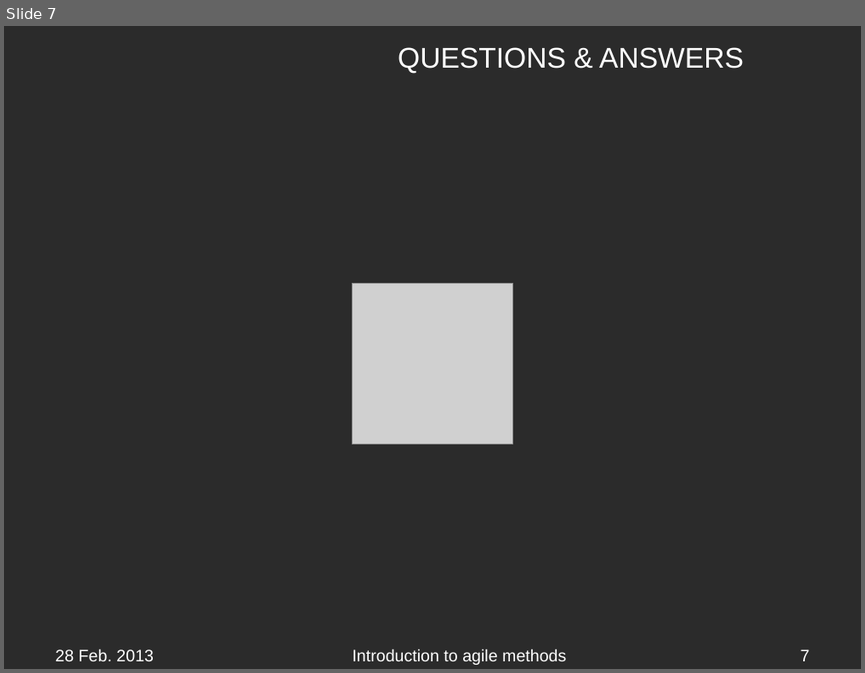
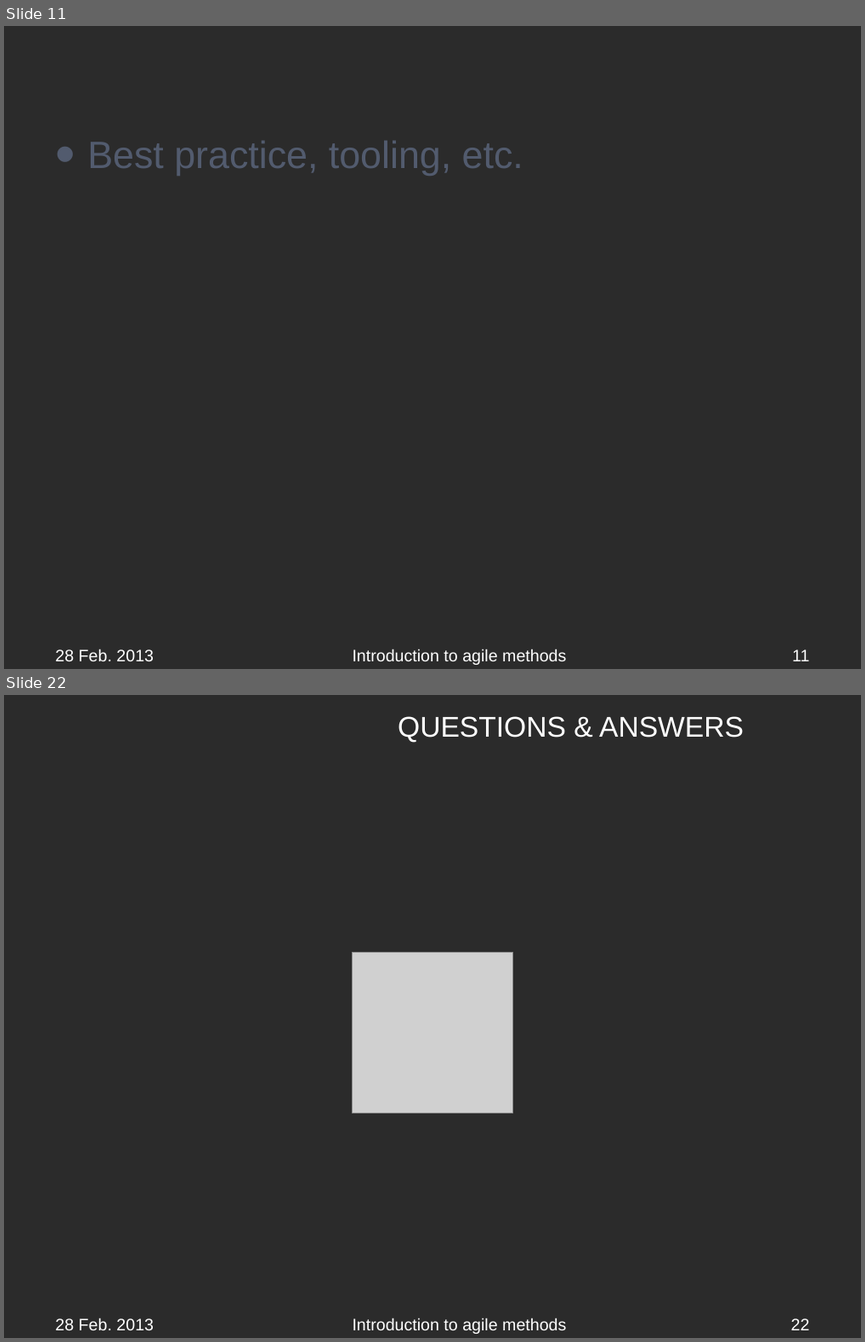
Before and after one commit to APGoblinShark/ap-bb-resources, a slide deck: AP-BrownBag(Javascript).pptx. Shown one above the other, each under a label of ours: slide 7 before the commit, slides 11 and 22 after it; the slides between them are not shown. The pictures are 865x673 and 865x1342 pixels, drawn with LibreOffice and Linux fonts; fonts in the diff are those of the drawing; grey boxes stand for pictures; background and template pictures are left out; a plain dark background stands for a picture behind light text. Boxes give left, top, right and bottom in pixels: in the first picture for what was removed or moved away, otherwise in the second. Text is boxed around its words. In the diff, an @@ line names an element or a change of style, - is before the commit and + after.

```diff
--- a/AP-BrownBag(Javascript).pptx
+++ b/AP-BrownBag(Javascript).pptx
@@ slide 11 added at (4,26,861,669), background picture (left out) @@
@@ text added at (87,141,523,176), 32 pt, text #525B6E @@
+• Best practice, tooling, etc.
@@ text added at (55,648,154,661), 14 pt, text #FFFFFF @@
+28 Feb. 2013
@@ text added at (352,648,566,664), 14 pt, text #FFFFFF @@
+Introduction to agile methods
@@ page number added at (792,649,809,661), 14 pt, text #FFFFFF @@
+11
@@ what was slide 7 is now slide 22 @@
@@ page number at (791,1318,810,1330): text changed @@
-7
+22
```
Also in this commit, not shown: 2 slides changed, 14 other slides added.
